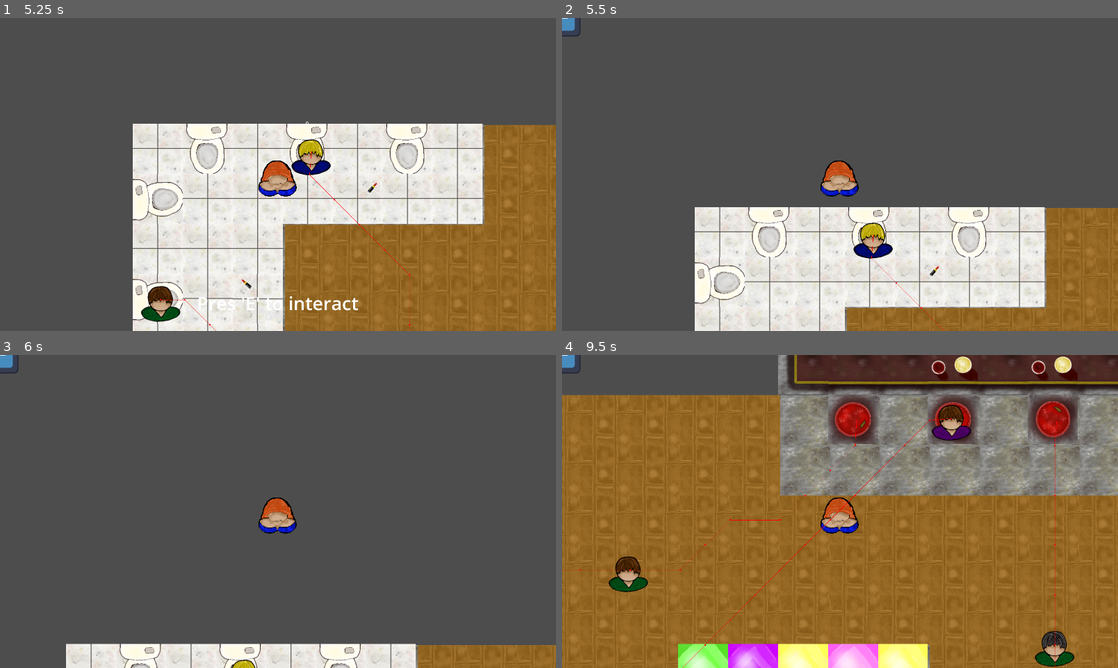
Above: before the commit, frames 1-4 (two rows, left to right).
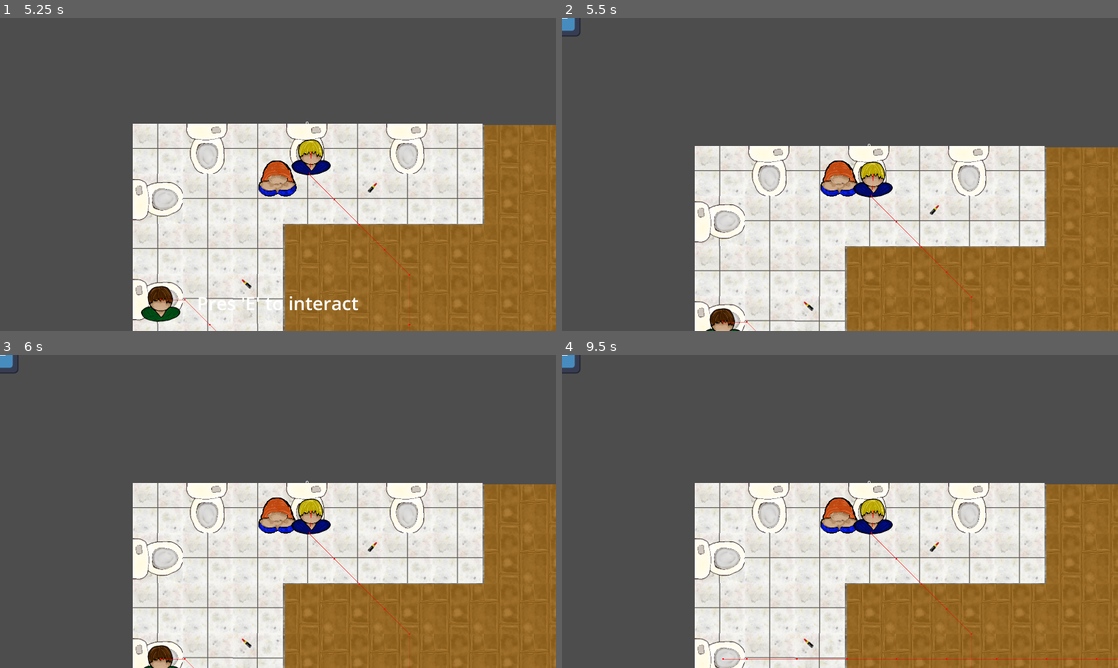
Above: after the commit, the same moments.

Repository: mntjams/game-jam-25-2
Game: Godot game, scene res://scenes/game.tscn
The game is run twice, just before and just after one commit, with the same random seed, the same clock (stepped at 60 frames per second) and the same inputs. The engine's default icon, where the game draws it, is replaced by a stand-in: a white triangle on a blue panel in a dark square.
Inputs:
- Up to frame 1 (5.25 s): hold E (interact) 0.53-1.28 s; hold W (up) 0.53-2.03 s; tap E (interact) at 1.35, 2.3, 3.05, 4.35 s; hold Space (slots) 2.03-2.78 s; hold A (left) 2.03-3.53 s; tap Q at 2.85 s; hold S (down) 3.53-4.28 s; hold E (interact) 3.53-4.28 s; hold D (right) 4.28-5.03 s; hold W (up) from 5.03 s (still down); hold Space (slots) from 5.03 s (still down)
- Up to frame 2 (5.5 s): keep holding W (up); keep holding Space (slots); tap E (interact) at 5.3 s
- Up to frame 3 (6 s): release W (up) at 5.78 s; release Space (slots) at 5.78 s; hold D (right) from 5.78 s (still down); tap Q at 5.85 s
- Up to frame 4 (9.5 s): tap E (interact) at 6.05, 7.35, 8.3, 9.05 s; hold E (interact) 6.53-7.28 s; release D (right) at 8.03 s; hold S (down) 8.03-8.78 s; hold Space (slots) 8.03-8.78 s; hold A (left) from 8.78 s (still down); tap Q at 8.85 s

Frame 1 is identical in both runs. In frame 2, 26% of the frame differs, in the area x 23-100%, y 40-100%; in frame 3, 42%; in frame 4, 79%, in the area x 0-100%, y 0-100%.

Commit message:
kokot is not moving while interacting

Diff:
--- a/scripts/player.gd
+++ b/scripts/player.gd
@@ -35,9 +35,10 @@
 
 # --- Navigation ---
 func _physics_process(delta: float) -> void:
-	velocity = 60*delta*movement_speed*Vector2(Input.get_action_strength("right")-Input.get_action_strength("left"), Input.get_action_strength("down")-Input.get_action_strength("up")).normalized()
-	print(velocity)
-	move_and_slide()
+	if not is_interacting:
+		velocity = 60*delta*movement_speed*Vector2(Input.get_action_strength("right")-Input.get_action_strength("left"), Input.get_action_strength("down")-Input.get_action_strength("up")).normalized()
+		print(velocity)
+		move_and_slide()
 
 # --- Woman in sight tracking ---
 func _ready() -> void:
